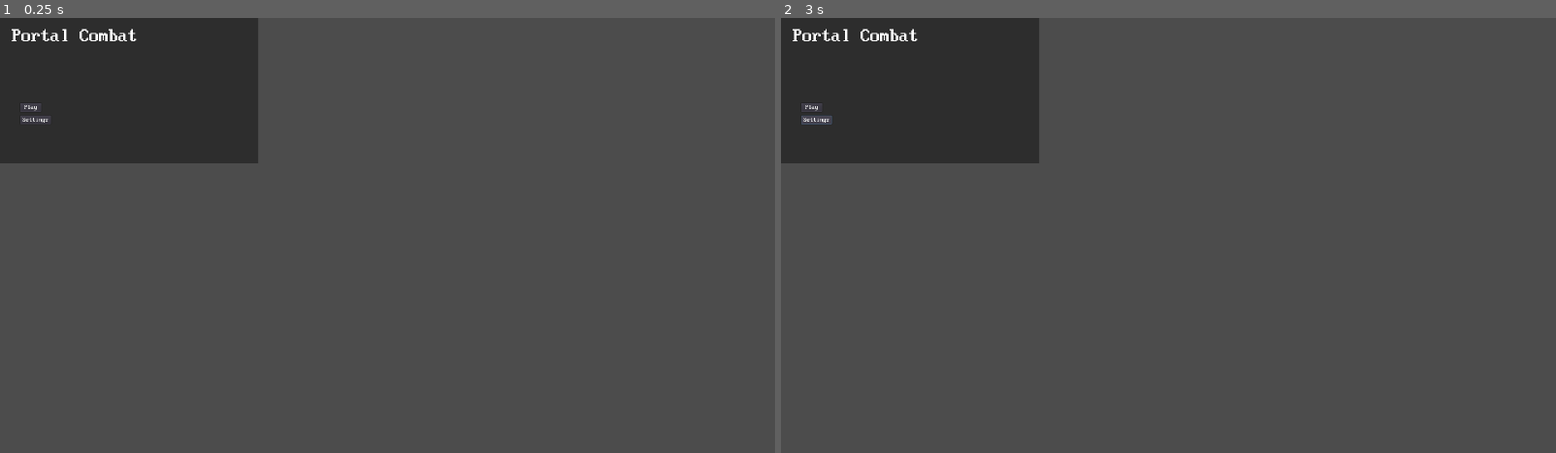
Above: before the commit, frames 1-2 (left to right).
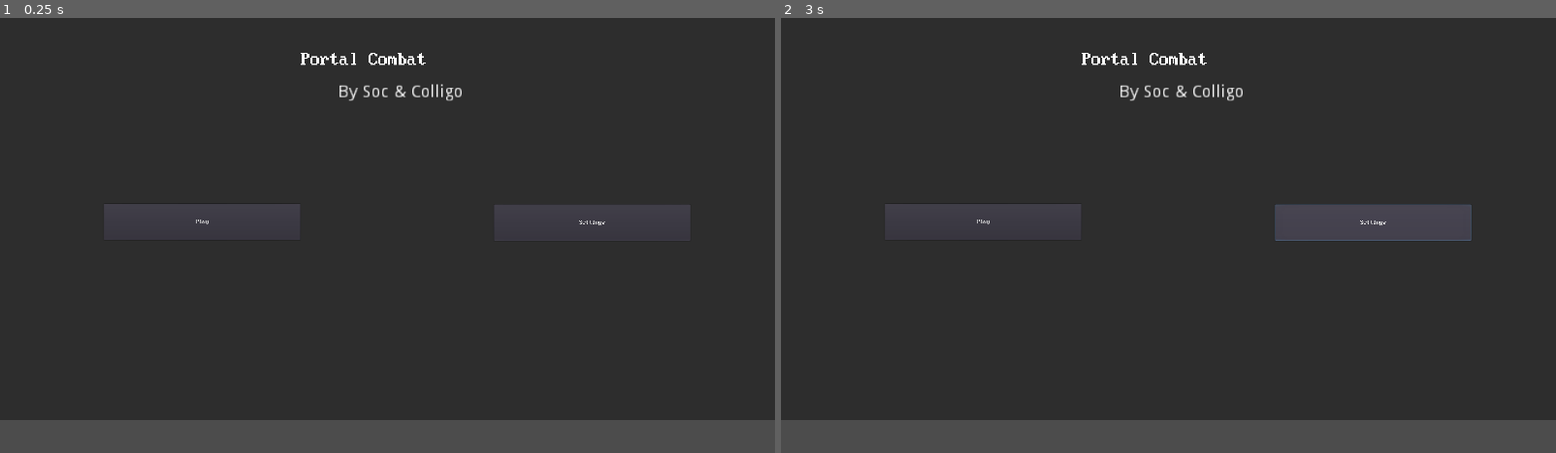
Above: after the commit, the same moments.

Repository: Socerest2/portal-combat
Game: Godot game, scene res://MainMenu.tscn
The game is run twice, just before and just after one commit, with the same random seed, the same clock (stepped at 60 frames per second) and the same inputs. The project has no main scene, so this scene is started directly.
Inputs:
- Up to frame 1 (0.25 s): no input
- Up to frame 2 (3 s): click "Play" at 0.5 s; click "Play" at 1.25 s; click "Play" at 2 s; click "Settings" at 2.75 s

The runs differ from the first frame. In frame 1, 77% of the frame differs, in the area x 0-100%, y 0-93%; in frame 2, 77%.

Commit message:
Edited Menu

Diff:
--- a/MainMenu.tscn
+++ b/MainMenu.tscn
@@ -10,36 +10,51 @@
 }
 
 [node name="ColorRect" type="ColorRect" parent="."]
-margin_right = 640.0
-margin_bottom = 360.0
+margin_left = -3.74316
+margin_top = -2.0
+margin_right = 2353.26
+margin_bottom = 998.0
 color = Color( 0.176471, 0.176471, 0.176471, 1 )
 __meta__ = {
 "_edit_use_anchors_": false
 }
 
 [node name="Title" type="RichTextLabel" parent="."]
-margin_left = 28.9661
-margin_top = 21.9819
-margin_right = 140.966
-margin_bottom = 39.9819
+margin_left = 745.0
+margin_top = 80.0
+margin_right = 954.0
+margin_bottom = 153.0
 rect_scale = Vector2( 3, 3 )
 size_flags_horizontal = 3
 custom_fonts/normal_font = ExtResource( 1 )
 text = "Portal Combat"
+__meta__ = {
+"_edit_use_anchors_": false
+}
+
+[node name="RichTextLabel" type="RichTextLabel" parent="Title"]
+margin_left = 30.6417
+margin_top = 27.5175
+margin_right = 197.642
+margin_bottom = 67.5175
+text = "By Soc & Colligo"
 
 [node name="Play" type="Button" parent="."]
-margin_left = 49.5
-margin_top = 211.0
-margin_right = 101.5
-margin_bottom = 233.0
+margin_left = 258.278
+margin_top = 460.942
+margin_right = 744.278
+margin_bottom = 550.942
 custom_fonts/font = ExtResource( 1 )
 text = "Play"
+__meta__ = {
+"_edit_use_anchors_": false
+}
 
 [node name="Settings" type="Button" parent="."]
-margin_left = 49.5
-margin_top = 242.0
-margin_right = 125.5
-margin_bottom = 264.0
+margin_left = 1223.94
+margin_top = 463.123
+margin_right = 1709.94
+margin_bottom = 553.123
 custom_fonts/font = ExtResource( 1 )
 text = "Settings"
 __meta__ = {
